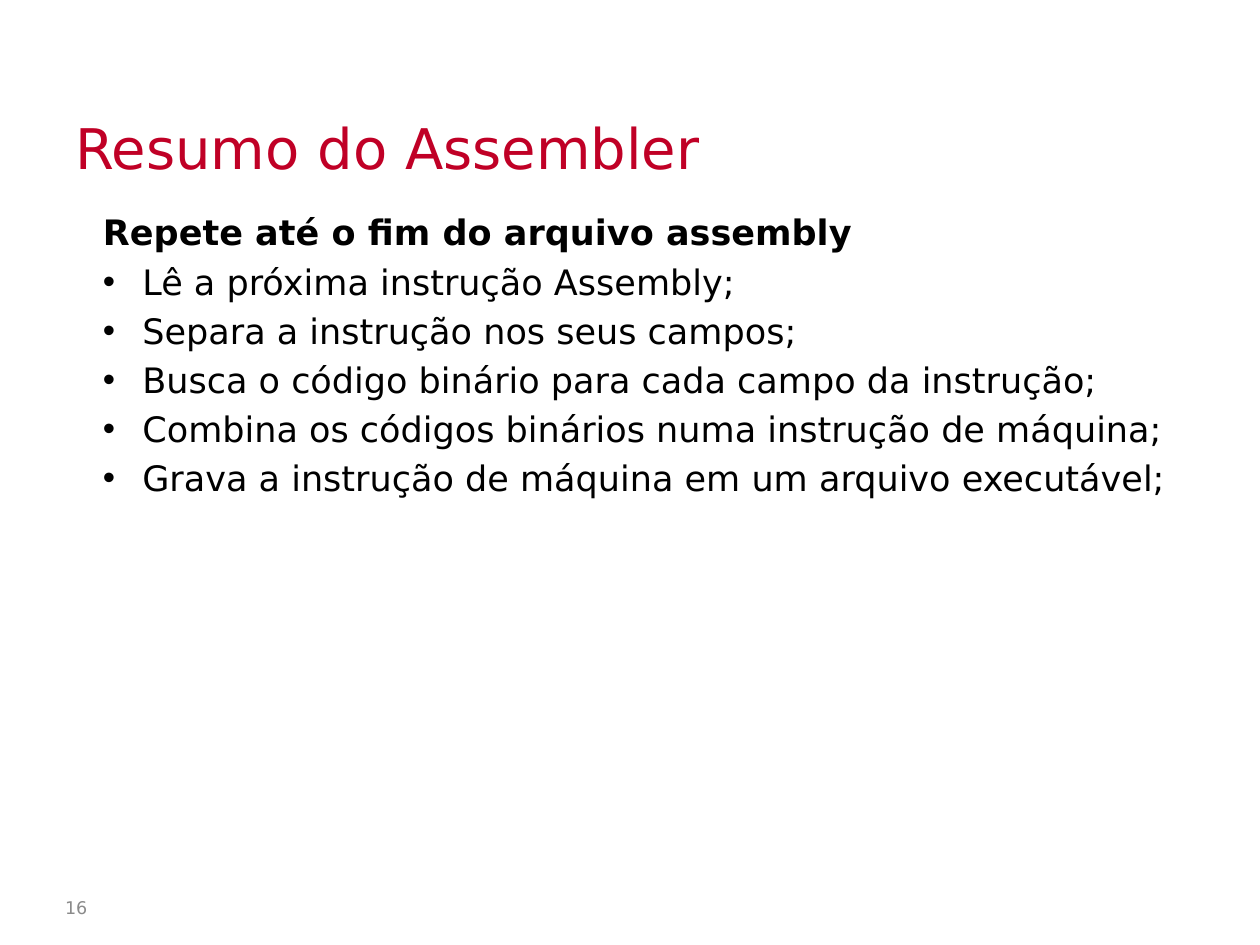
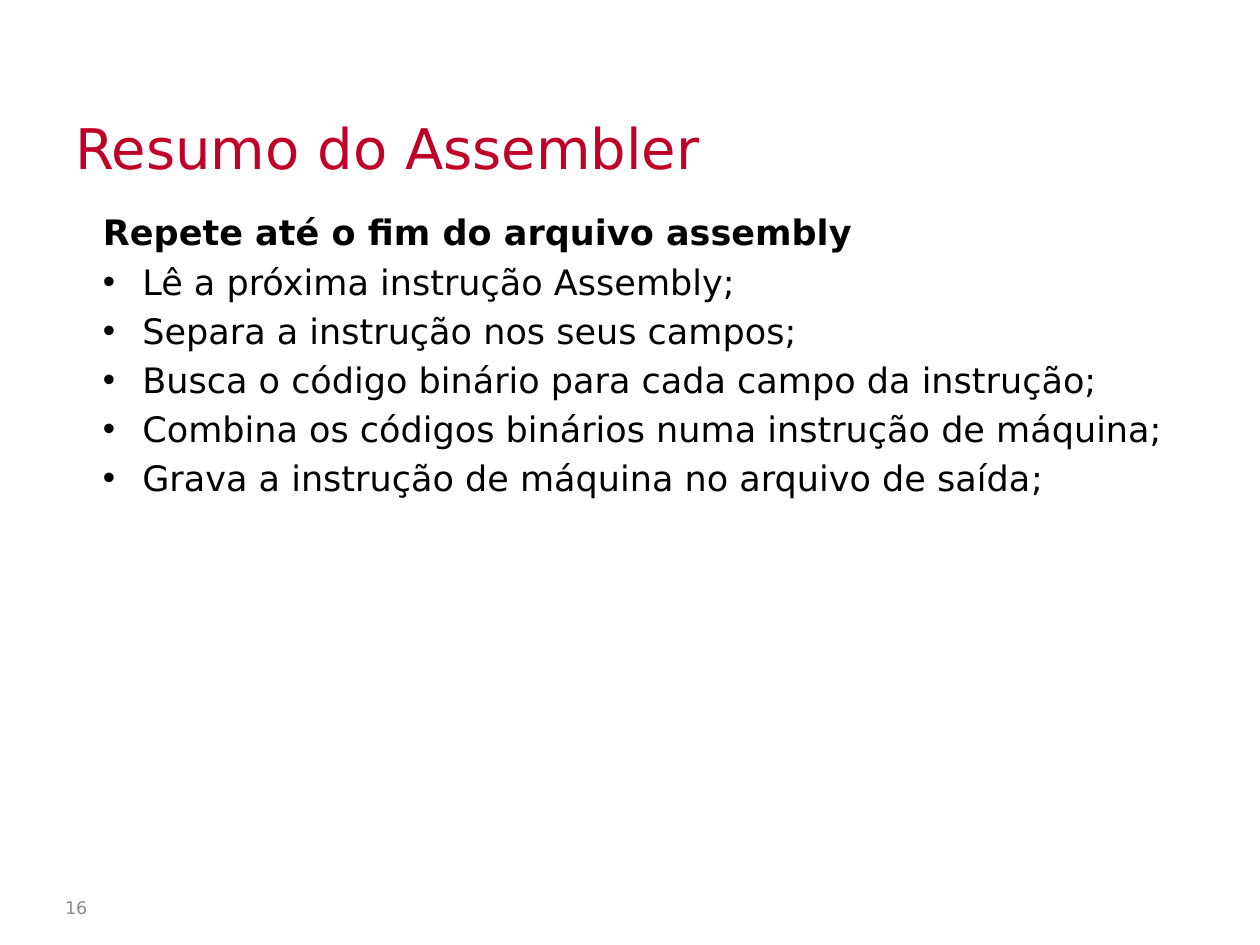
Before and after one commit to Insper/bits-e-proc, a slide deck: slide 16 of docs-src/slides/conteudoAssembler.pptx. Drawn at 1260x945 pixels with LibreOffice and Linux fonts; fonts in the diff are those of the drawing; background and template pictures are left out. Boxes give left, top, right and bottom in pixels: in the first picture for what was removed or moved away, otherwise in the second. Text is boxed around its words. In the diff, an @@ line names an element or a change of style, - is before the commit and + after.

Commit message:
atualizando aula de assembler

```diff
--- a/docs-src/slides/conteudoAssembler.pptx
+++ b/docs-src/slides/conteudoAssembler.pptx
@@ text at [142,463,1043,499]: text changed @@
-• Grava a instrução de máquina em um arquivo executável;
+• Grava a instrução de máquina no arquivo de saída;
```
Also in this commit, not shown: 14 other slides changed, 2 other files.
